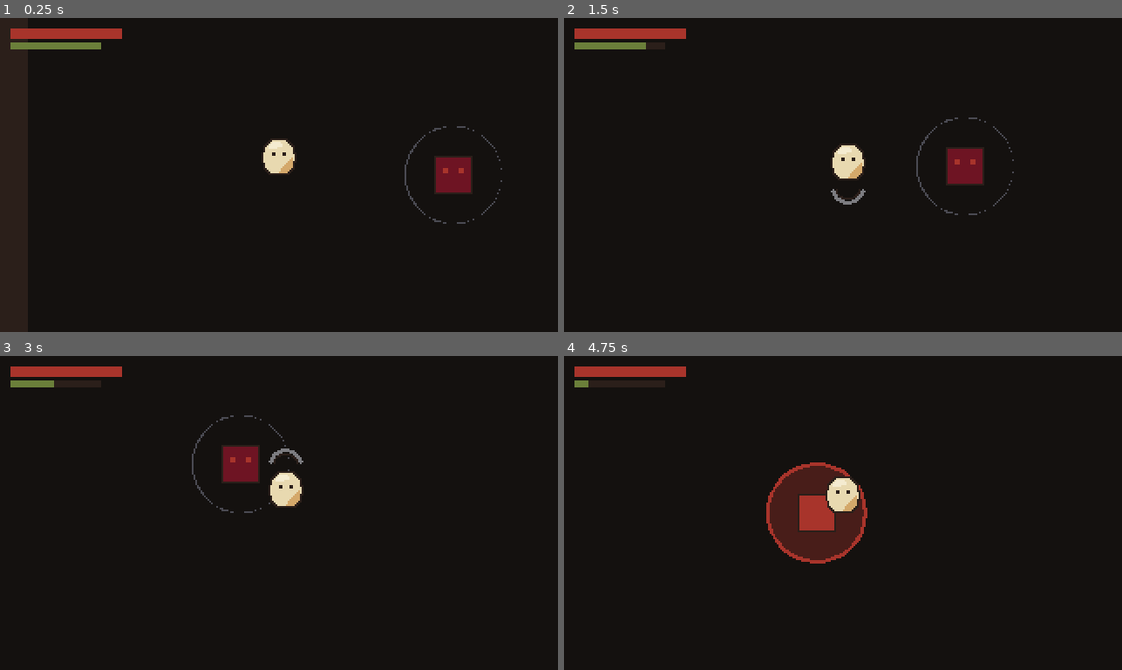
Above: before the commit, frames 1-4 (two rows, left to right).
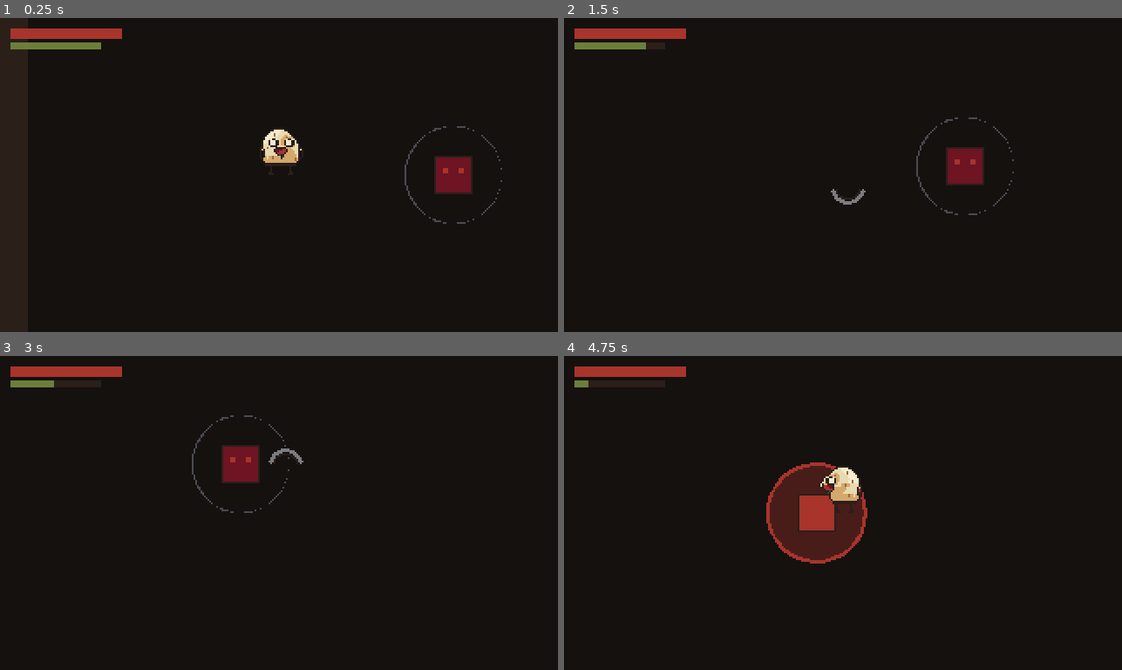
Above: after the commit, the same moments.

Repository: devkhongluong/eggworld
Game: Godot game, scene res://scenes/levels/test_arena.tscn
Two runs of this game, one before a commit and one after it. Both use one fixed random seed, a clock stepped at 60 frames per second and the inputs below.
Inputs:
- Up to frame 1 (0.25 s): no input
- Up to frame 2 (1.5 s): tap Enter at 0.5 s; hold D (move_right) 0.53-1.28 s; tap J (attack) at 0.6, 1.35 s; hold S (move_down) from 1.28 s (still down)
- Up to frame 3 (3 s): release S (move_down) at 2.03 s; hold D (move_right) 2.03-2.78 s; tap Space (dodge) at 2.1 s; tap J (attack) at 2.3, 2.85 s; hold W (move_up) from 2.78 s (still down)
- Up to frame 4 (4.75 s): release W (move_up) at 3.53 s; hold A (move_left) from 3.53 s (still down); tap J (attack) at 3.6, 4.55 s; tap Space (dodge) at 4.35 s

The runs differ from the first frame. In frame 1, 0.6% of the frame differs, in the area x 46-55%, y 35-50%; in frame 2, 0.5%; in frame 3, 0.5%; in frame 4, 0.7%, in the area x 45-54%, y 35-50%.

Commit message:
feat(sprites): integrate idle animations (down, up, side) for player egg character

Diff:
--- a/scripts/player/egg_visual.gd
+++ b/scripts/player/egg_visual.gd
@@ -13,6 +13,11 @@
 var attack_slash_timer: float = 0.0
 var attack_slash_dir: Vector2 = Vector2.DOWN
 var attack_slash_step: int = 0
+var show_placeholder_body: bool = true:
+	set(val):
+		if show_placeholder_body != val:
+			show_placeholder_body = val
+			queue_redraw()
 
 func start_attack_visual(dir: Vector2, step: int) -> void:
 	attack_slash_dir = dir
@@ -27,48 +32,49 @@
 			queue_redraw()
 
 func _draw() -> void:
-	# 1. Chân tạm (sát đất y = 0)
-	draw_rect(Rect2(-5, -2, 2, 2), Palette.NAU_HAM)
-	draw_rect(Rect2(3, -2, 2, 2), Palette.NAU_HAM)
-	draw_rect(Rect2(-5, -2, 2, 1), Palette.GIAY_DA)
-	draw_rect(Rect2(3, -2, 2, 1), Palette.GIAY_DA)
+	if show_placeholder_body:
+		# 1. Chân tạm (sát đất y = 0)
+		draw_rect(Rect2(-5, -2, 2, 2), Palette.NAU_HAM)
+		draw_rect(Rect2(3, -2, 2, 2), Palette.NAU_HAM)
+		draw_rect(Rect2(-5, -2, 2, 1), Palette.GIAY_DA)
+		draw_rect(Rect2(3, -2, 2, 1), Palette.GIAY_DA)
 
-	# 2. Viền ngoài quả trứng (Nâu Hầm) từ y = -21 đến y = -1
-	var outline_points: PackedVector2Array = PackedVector2Array([
-		Vector2(-5, -21), Vector2(5, -21),
-		Vector2(9, -16), Vector2(10, -10), Vector2(9, -4),
-		Vector2(6, 0), Vector2(-6, 0),
-		Vector2(-9, -4), Vector2(-10, -10), Vector2(-9, -16)
-	])
-	draw_colored_polygon(outline_points, Palette.NAU_HAM)
+		# 2. Viền ngoài quả trứng (Nâu Hầm) từ y = -21 đến y = -1
+		var outline_points: PackedVector2Array = PackedVector2Array([
+			Vector2(-5, -21), Vector2(5, -21),
+			Vector2(9, -16), Vector2(10, -10), Vector2(9, -4),
+			Vector2(6, 0), Vector2(-6, 0),
+			Vector2(-9, -4), Vector2(-10, -10), Vector2(-9, -16)
+		])
+		draw_colored_polygon(outline_points, Palette.NAU_HAM)
 
-	# 3. Lõi thân vỏ trứng (Giấy Da) từ y = -20 đến y = -1
-	var body_points: PackedVector2Array = PackedVector2Array([
-		Vector2(-4, -20), Vector2(4, -20),
-		Vector2(8, -15), Vector2(9, -10), Vector2(8, -5),
-		Vector2(5, -1), Vector2(-5, -1),
-		Vector2(-8, -5), Vector2(-9, -10), Vector2(-8, -15)
-	])
-	draw_colored_polygon(body_points, Palette.GIAY_DA)
+		# 3. Lõi thân vỏ trứng (Giấy Da) từ y = -20 đến y = -1
+		var body_points: PackedVector2Array = PackedVector2Array([
+			Vector2(-4, -20), Vector2(4, -20),
+			Vector2(8, -15), Vector2(9, -10), Vector2(8, -5),
+			Vector2(5, -1), Vector2(-5, -1),
+			Vector2(-8, -5), Vector2(-9, -10), Vector2(-8, -15)
+		])
+		draw_colored_polygon(body_points, Palette.GIAY_DA)
 
-	# 4. Vùng tối dưới-phải (Cát)
-	var shadow_points: PackedVector2Array = PackedVector2Array([
-		Vector2(3, -6), Vector2(8, -10), Vector2(8, -5),
-		Vector2(5, -1), Vector2(0, -1)
-	])
-	draw_colored_polygon(shadow_points, Palette.CAT)
+		# 4. Vùng tối dưới-phải (Cát)
+		var shadow_points: PackedVector2Array = PackedVector2Array([
+			Vector2(3, -6), Vector2(8, -10), Vector2(8, -5),
+			Vector2(5, -1), Vector2(0, -1)
+		])
+		draw_colored_polygon(shadow_points, Palette.CAT)
 
-	# 5. Vùng sáng trên-trái (Kem)
-	var highlight_points: PackedVector2Array = PackedVector2Array([
-		Vector2(-3, -19), Vector2(1, -19),
-		Vector2(3, -17), Vector2(-2, -15),
-		Vector2(-6, -15), Vector2(-6, -17)
-	])
-	draw_colored_polygon(highlight_points, Palette.KEM)
+		# 5. Vùng sáng trên-trái (Kem)
+		var highlight_points: PackedVector2Array = PackedVector2Array([
+			Vector2(-3, -19), Vector2(1, -19),
+			Vector2(3, -17), Vector2(-2, -15),
+			Vector2(-6, -15), Vector2(-6, -17)
+		])
+		draw_colored_polygon(highlight_points, Palette.KEM)
 
-	# 6. Hai chấm mắt Nâu Hầm (1x2 px, cách nhau 5 px)
-	draw_rect(Rect2(-4, -13, 2, 2), Palette.NAU_HAM)
-	draw_rect(Rect2(2, -13, 2, 2), Palette.NAU_HAM)
+		# 6. Hai chấm mắt Nâu Hầm (1x2 px, cách nhau 5 px)
+		draw_rect(Rect2(-4, -13, 2, 2), Palette.NAU_HAM)
+		draw_rect(Rect2(2, -13, 2, 2), Palette.NAU_HAM)
 
 	# 7. Vệt chém combo đòn đánh tạm thời
 	if attack_slash_timer > 0.0:
--- a/scripts/player/player.gd
+++ b/scripts/player/player.gd
@@ -89,6 +89,8 @@
 	if animated_sprite != null:
 		animated_sprite.frame_changed.connect(_on_sprite_frame_changed)
 		animated_sprite.animation_finished.connect(_on_sprite_animation_finished)
+
+	update_animations()
 
 func load_stats_from_data() -> void:
 	max_hp = int(GameData.get_stat("player", "max_hp", 100))
@@ -164,6 +166,7 @@
 				sprite_frames.add_frame(anim_name, placeholder_tex)
 
 	animated_sprite.sprite_frames = sprite_frames
+	animated_sprite.offset = Vector2(0, -16)
 
 func _physics_process(delta: float) -> void:
 	if is_dead:
@@ -174,9 +177,42 @@
 	process_input_and_movement(delta)
 	process_stamina(delta)
 	process_visual_effects(delta)
+	update_animations()
 
 	if is_attacking and is_in_hit_frame:
 		check_melee_overlaps()
+
+func update_animations() -> void:
+	if is_dead:
+		return
+	if is_attacking:
+		animated_sprite.visible = true
+		if visual_node != null and "show_placeholder_body" in visual_node:
+			visual_node.show_placeholder_body = false
+		return
+	if is_dodging:
+		# Giữ hình khối tạm khi lăn né cho tới khi vẽ sprite roll
+		animated_sprite.visible = false
+		if visual_node != null and "show_placeholder_body" in visual_node:
+			visual_node.show_placeholder_body = true
+		return
+
+	var dir_suffix := get_direction_suffix(facing_direction)
+	var flip_left: bool = (facing_direction.x < 0 and abs(facing_direction.x) >= abs(facing_direction.y))
+	animated_sprite.flip_h = flip_left
+
+	if velocity == Vector2.ZERO:
+		var anim_name := "idle_" + dir_suffix
+		if animated_sprite.animation != anim_name or not animated_sprite.is_playing():
+			animated_sprite.play(anim_name)
+		animated_sprite.visible = true
+		if visual_node != null and "show_placeholder_body" in visual_node:
+			visual_node.show_placeholder_body = false
+	else:
+		# Đang chạy: giữ hình khối tạm cho tới khi vẽ sprite run
+		animated_sprite.visible = false
+		if visual_node != null and "show_placeholder_body" in visual_node:
+			visual_node.show_placeholder_body = true
 
 func process_cooldowns(delta: float) -> void:
 	if dodge_cooldown_timer > 0.0:
Binary file added: assets/sprites/player/player_egg_idle_down.png
Binary file added: assets/sprites/player/player_egg_idle_side.png
Binary file added: assets/sprites/player/player_egg_idle_up.png
